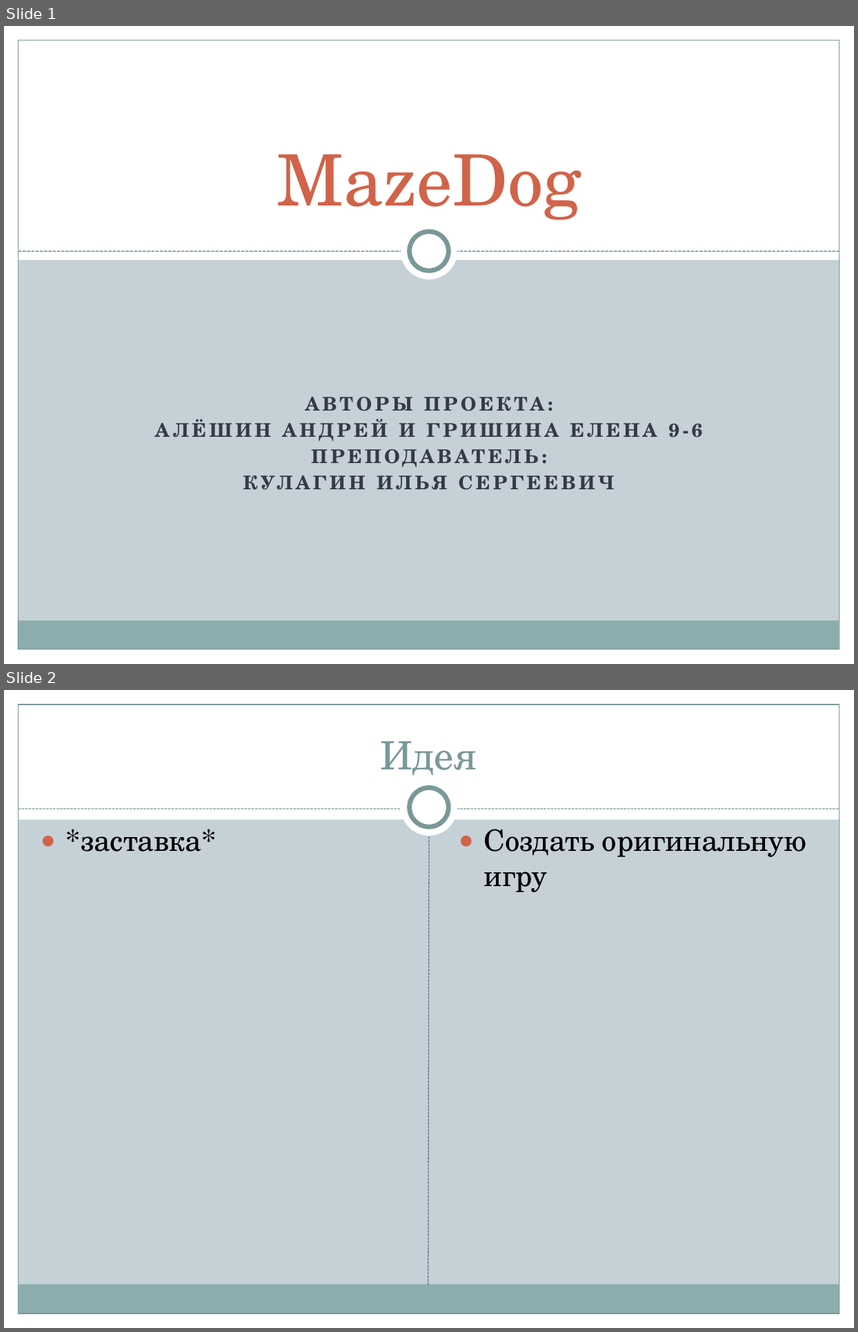
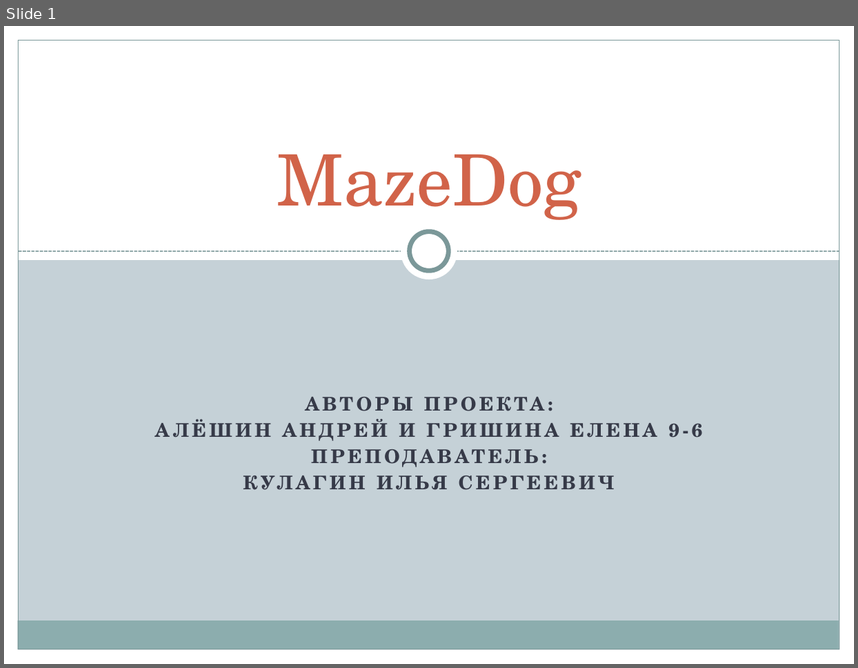
Before and after one commit to AleshinAndrei/PyGame_Project, a slide deck: Презент.pptx. Shown one above the other, each under a label of ours: slides 1 and 2 before the commit, slide 1 after it. The pictures are 858x1332 and 858x668 pixels, drawn with LibreOffice and Linux fonts; fonts in the diff are those of the drawing. Boxes give left, top, right and bottom in pixels: in the first picture for what was removed or moved away, otherwise in the second. Text is boxed around its words. In the diff, an @@ line names an element or a change of style, - is before the commit and + after.

```diff
--- a/Презент.pptx
+++ b/Презент.pptx
@@ slide 2 removed at bbox=[4, 690, 854, 1328], background #C5D1D7; not listed: 5 template elements that a slide beside it also shows @@
@@ rectangle removed at bbox=[4, 690, 854, 819] @@
@@ title removed at bbox=[381, 741, 477, 775] @@
-Идея
@@ ellipse removed at bbox=[401, 779, 458, 836] @@
@@ ellipse removed at bbox=[410, 788, 448, 827] @@
@@ line removed from (18, 809) to (840, 809) @@
@@ text removed at bbox=[484, 829, 807, 892] @@
-● Создать оригинальную игру
@@ text removed at bbox=[81, 836, 201, 851] @@
-● *заставка*
@@ line removed from (428, 1284) to (429, 836) @@
```
Also in this commit, not shown: 2 slides changed, 1 other file.
